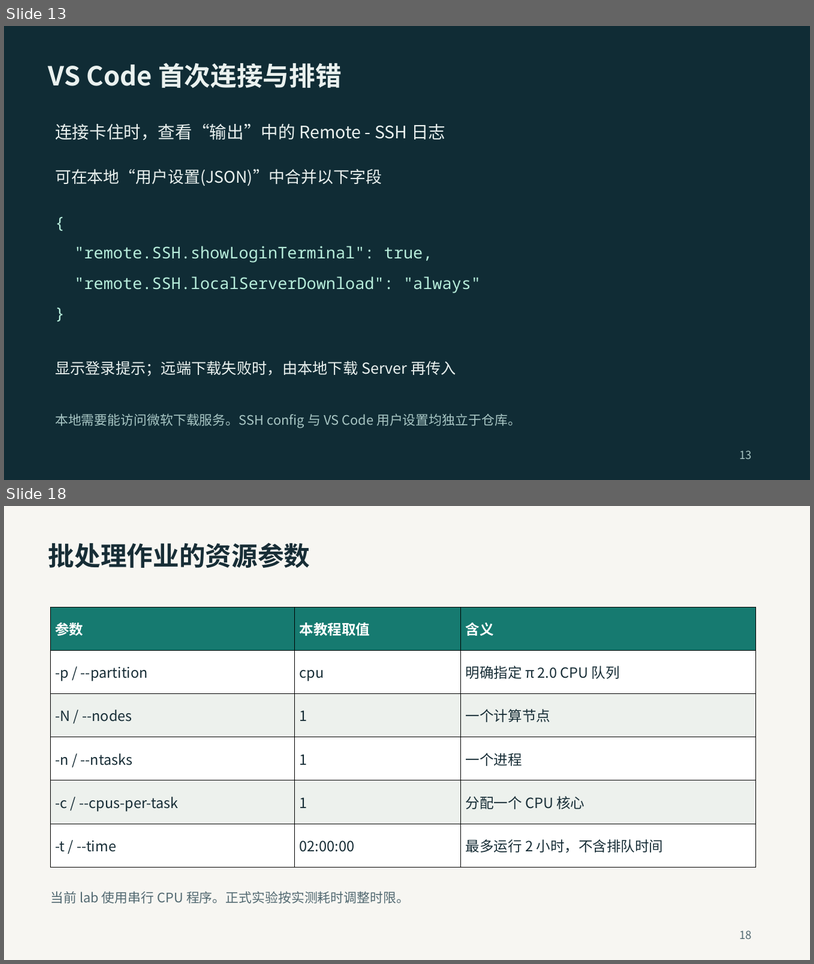
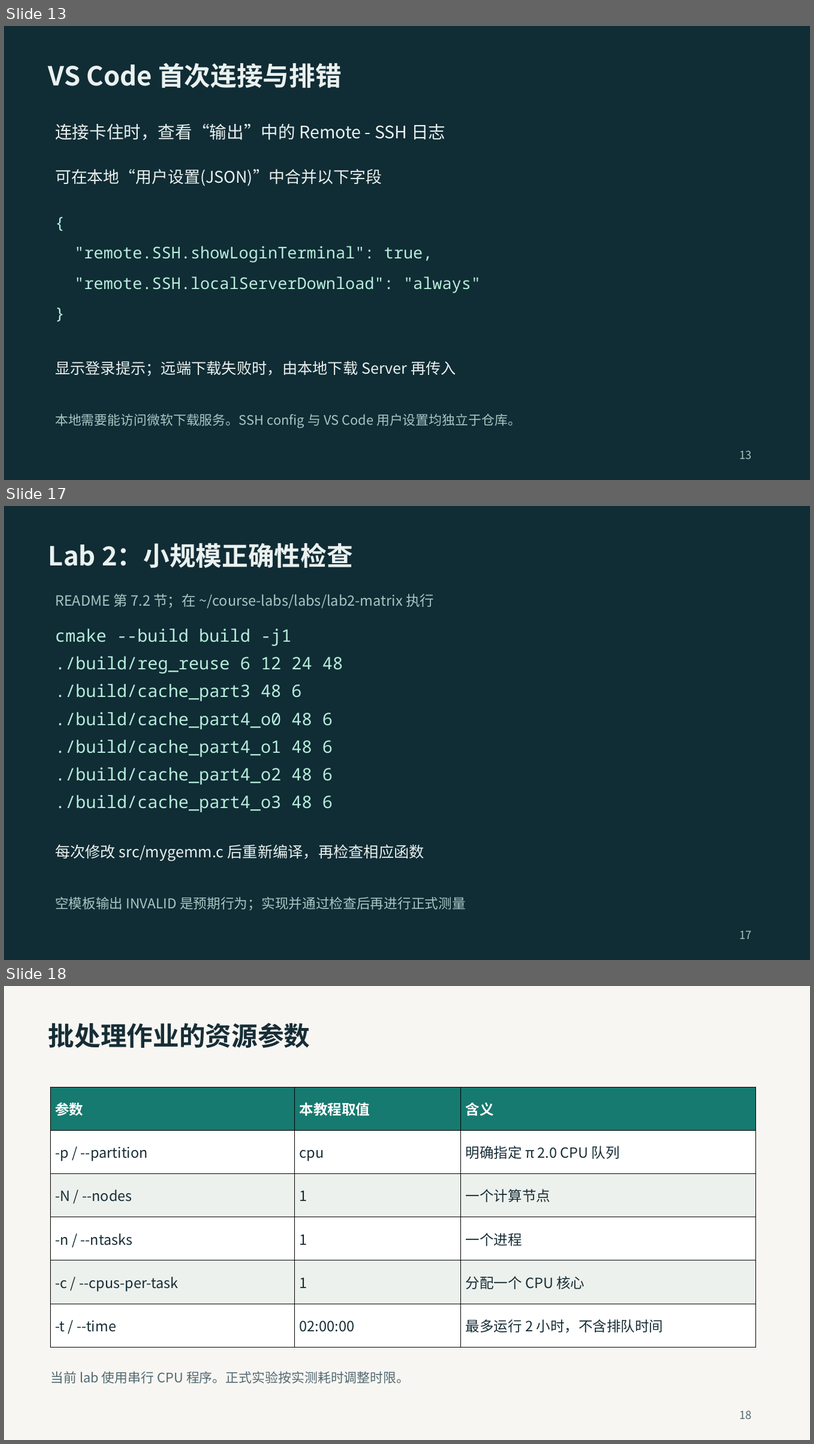
Before and after one commit to 2026-fall-calabs/calabs-2026-fall-starter, a slide deck: docs/交我算平台Lab运行指南-学生版.pptx. Shown one above the other, each under a label of ours: slides 13 and 18 before the commit, slides 13, 17 and 18 after it; the slides between them are not shown. The pictures are 814x964 and 814x1444 pixels, drawn with LibreOffice and Linux fonts; fonts in the diff are those of the drawing. Boxes give left, top, right and bottom in pixels: in the first picture for what was removed or moved away, otherwise in the second. Text is boxed around its words. In the diff, an @@ line names an element or a change of style, - is before the commit and + after.

Commit message:
Align platform tutorial with formal lab README workflows

```diff
--- a/docs/交我算平台Lab运行指南-学生版.pptx
+++ b/docs/交我算平台Lab运行指南-学生版.pptx
@@ slide 17 added at <box>4,506,810,960</box>, background #102C35 @@
@@ text added at <box>48,543,353,568</box>, 39 pt, text #EAF1EF, bold @@
+Lab 2：小规模正确性检查
@@ text added at <box>55,594,434,608</box>, 21 pt, text #A8C6C4 @@
+README 第 7.2 节；在 ~/course-labs/labs/lab2-matrix 执行
@@ text added at <box>55,628,291,646</box>, 25.5 pt, text #B7EDDB @@
+cmake --build build -j1
@@ text added at <box>55,656,343,673</box>, 25.5 pt, text #B7EDDB @@
+./build/reg_reuse 6 12 24 48
@@ text added at <box>55,684,302,701</box>, 25.5 pt, text #B7EDDB @@
+./build/cache_part3 48 6
@@ text added at <box>55,712,333,729</box>, 25.5 pt, text #B7EDDB @@
+./build/cache_part4_o0 48 6
@@ text added at <box>55,739,333,757</box>, 25.5 pt, text #B7EDDB @@
+./build/cache_part4_o1 48 6
@@ text added at <box>55,767,333,784</box>, 25.5 pt, text #B7EDDB @@
+./build/cache_part4_o2 48 6
@@ text added at <box>55,795,333,812</box>, 25.5 pt, text #B7EDDB @@
+./build/cache_part4_o3 48 6
@@ text added at <box>55,844,425,861</box>, 22.5 pt, text #EAF1EF @@
+每次修改 src/mygemm.c 后重新编译，再检查相应函数
@@ text added at <box>55,897,466,910</box>, 20.2 pt, text #A8C6C4 @@
+空模板输出 INVALID 是预期行为；实现并通过检查后再进行正式测量
@@ text added at <box>740,930,752,939</box>, 16.5 pt, text #A8C6C4 @@
+17
```
Also in this commit, not shown: 10 slides changed, 10 other slides added, 5 slides removed, 1 other file.
